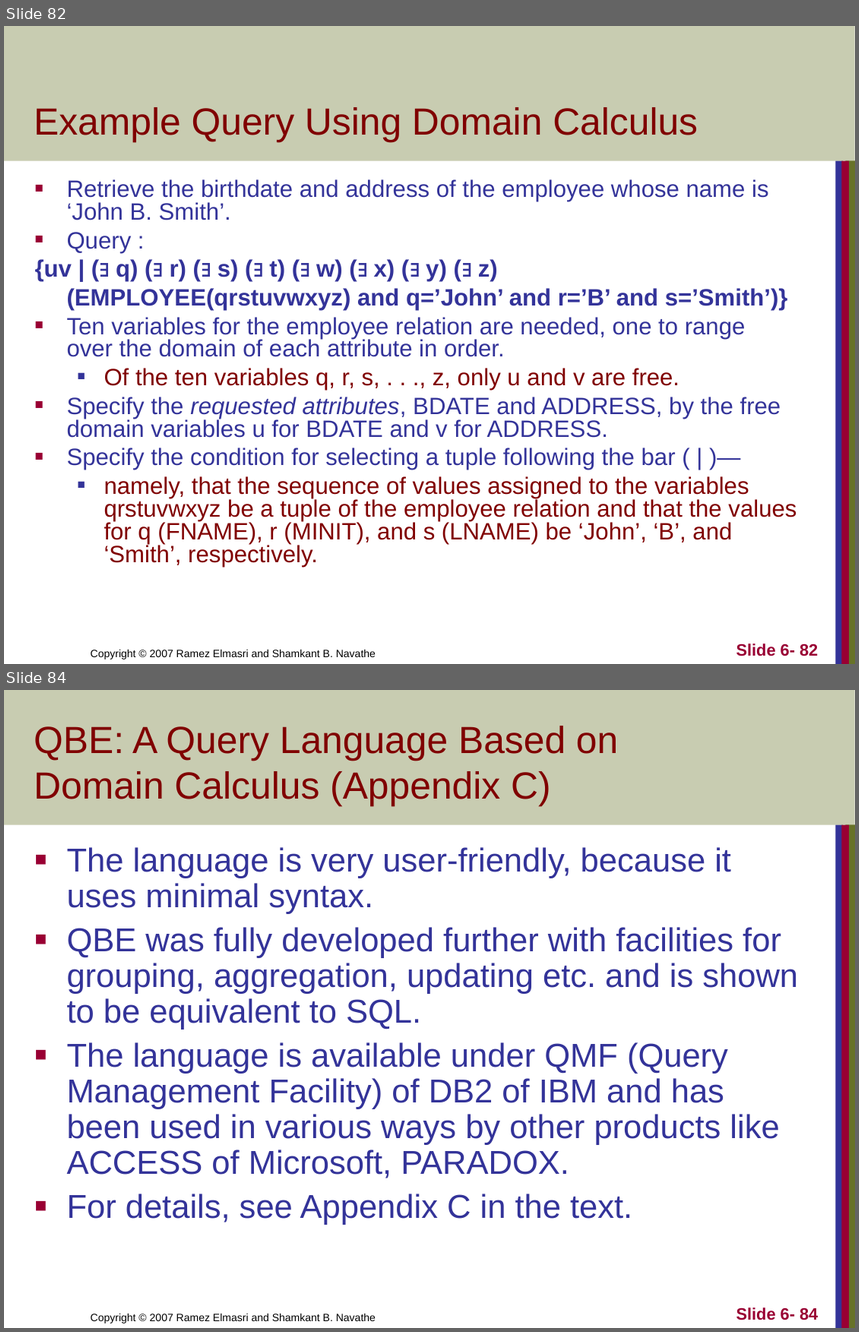
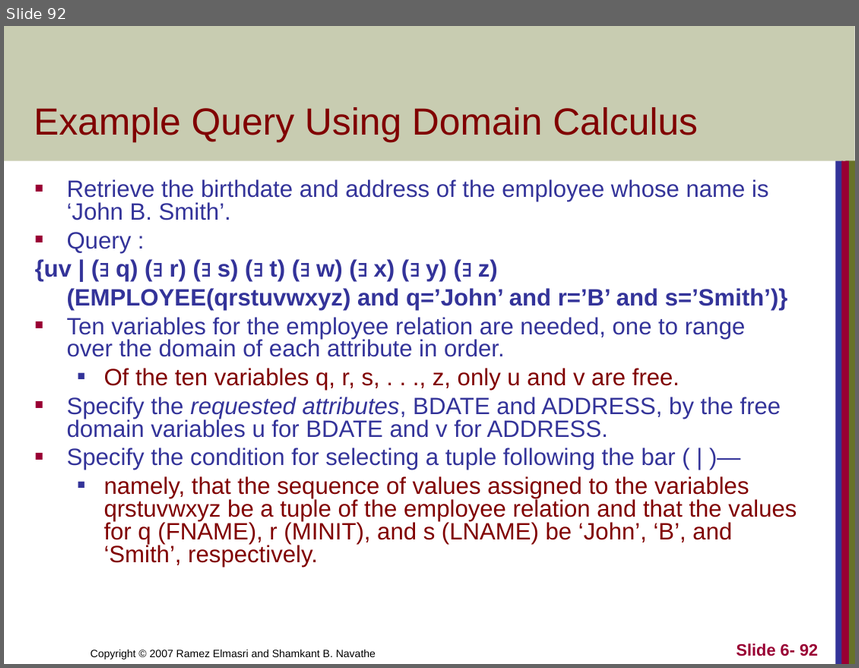
Before and after one commit to CodewothArjun/CSIT_4th_Sem, a slide deck: Database Management System/Unit 5 Relational Algebra and Relational Calculus.ppt. Shown one above the other, each under a label of ours: slides 82 and 84 before the commit, slide 92 after it; the slides between them are not shown. The pictures are 859x1332 and 859x668 pixels, drawn with LibreOffice and Linux fonts; fonts in the diff are those of the drawing. Boxes give left, top, right and bottom in pixels: in the first picture for what was removed or moved away, otherwise in the second. Text is boxed around its words. In the diff, an @@ line names an element or a change of style, - is before the commit and + after.

```diff
--- a/Database Management System/Unit 5 Relational Algebra and Relational Calculus.ppt
+++ b/Database Management System/Unit 5 Relational Algebra and Relational Calculus.ppt
@@ slide 84 removed at [4, 690, 855, 1328], background #FFFFFF; not listed: 5 template elements that a slide beside it also shows @@
@@ title removed at [34, 726, 618, 806] @@
-QBE: A Query Language Based on Domain Calculus (Appendix C)
@@ text removed at [67, 847, 798, 1225] @@
-■ The language is very user-friendly, because it uses minimal syntax.
-■ QBE was fully developed further with facilities for grouping, aggregation, updating etc. and is shown to be equivalent to SQL.
-■ The language is available under QMF (Query Management Facility) of DB2 of IBM and has been used in various ways by other products like ACCESS of Microsoft, PARADOX.
-■ For details, see Appendix C in the text.
@@ page number removed at [737, 1308, 818, 1321] @@
-Slide 6- 84
@@ what was slide 82 is now slide 92 @@
@@ page number at [737, 644, 818, 657]: text changed @@
-Slide 6- 82
+Slide 6- 92
```
Also in this commit, not shown: 7 slides changed, 14 slides added, 10 other slides removed, 8 other files.
